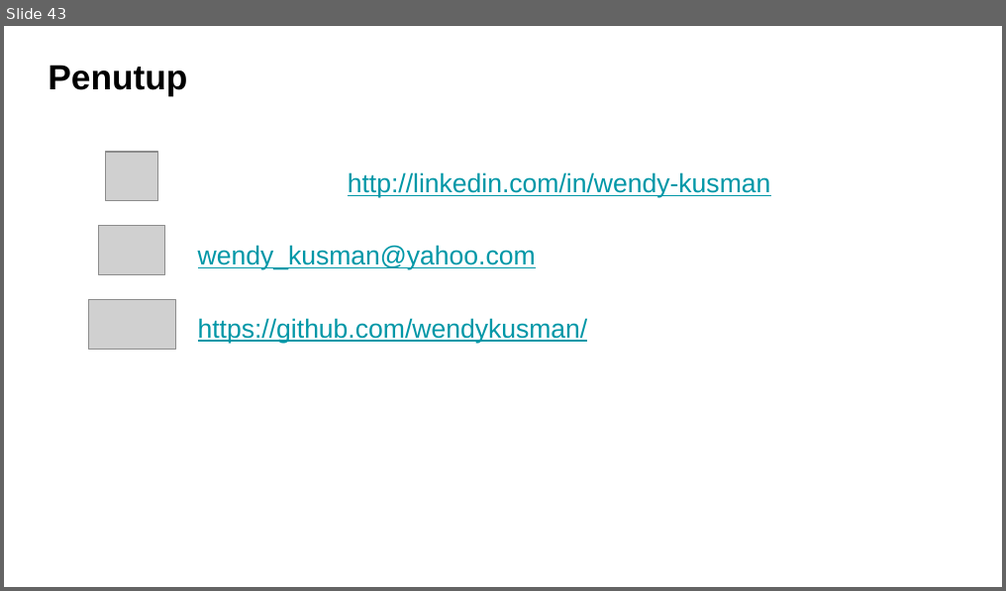
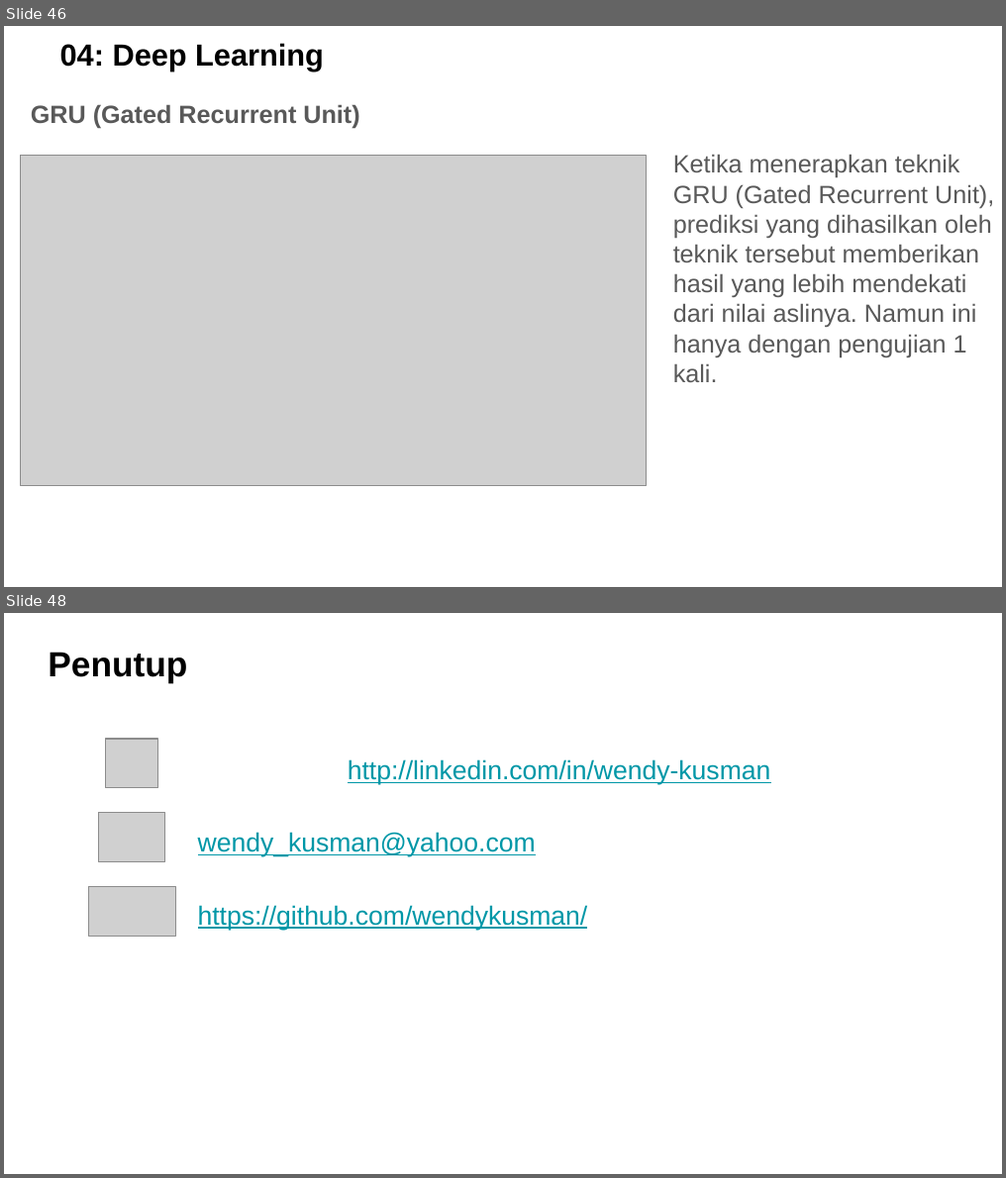
Before and after one commit to wendykusman/ProjectDataScience, a slide deck: DataScienceProject -Wendy Kusman.pptx. Shown one above the other, each under a label of ours: slide 43 before the commit, slides 46 and 48 after it; the slides between them are not shown. The pictures are 1006x591 and 1006x1178 pixels, drawn with LibreOffice and Linux fonts; fonts in the diff are those of the drawing; grey boxes stand for pictures; background and template pictures are left out. Boxes give left, top, right and bottom in pixels: in the first picture for what was removed or moved away, otherwise in the second. Text is boxed around its words. In the diff, an @@ line names an element or a change of style, - is before the commit and + after.

```diff
--- a/DataScienceProject -Wendy Kusman.pptx
+++ b/DataScienceProject -Wendy Kusman.pptx
@@ slide 46 added at [4,26,1002,587], background picture (left out) @@
@@ title added at [60,43,324,72], 22 pt, text #000000, bold @@
+04: Deep Learning
@@ text added at [31,104,359,128], 18 pt, text #595959, bold @@
+GRU (Gated Recurrent Unit)
@@ picture added at [21,156,647,486] @@
@@ text added at [673,154,994,382], 18 pt, text #595959 @@
+Ketika menerapkan teknik GRU (Gated Recurrent Unit), prediksi yang dihasilkan oleh teknik tersebut memberikan hasil yang lebih mendekati dari nilai aslinya. Namun ini hanya dengan pengujian 1 kali.
@@ what was slide 43 is now slide 48 @@
```
Also in this commit, not shown: 9 slides changed, 6 other slides added, 2 slides removed.
